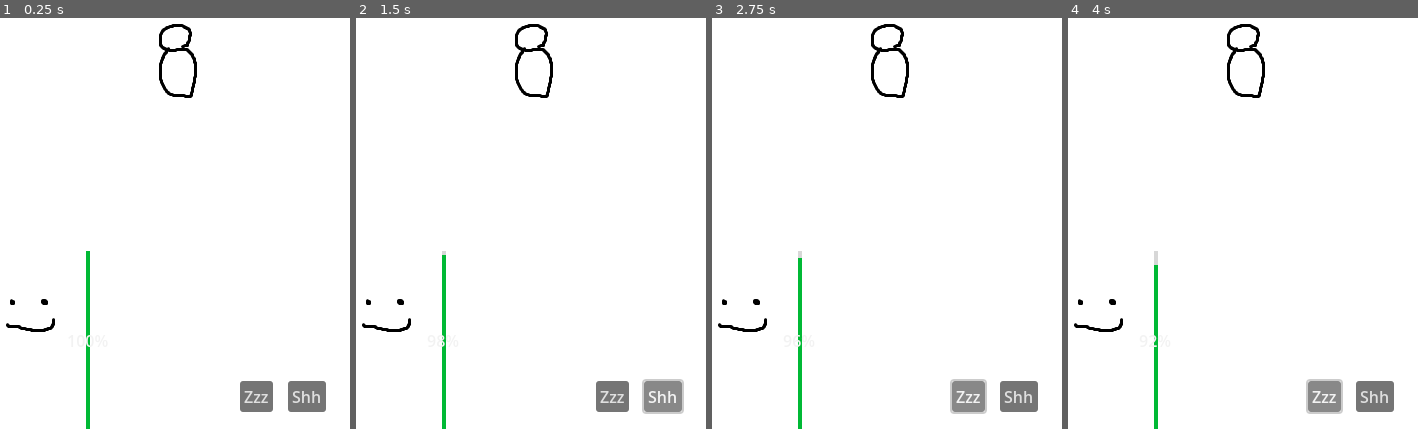
Above: before the commit, frames 1-4 (left to right).
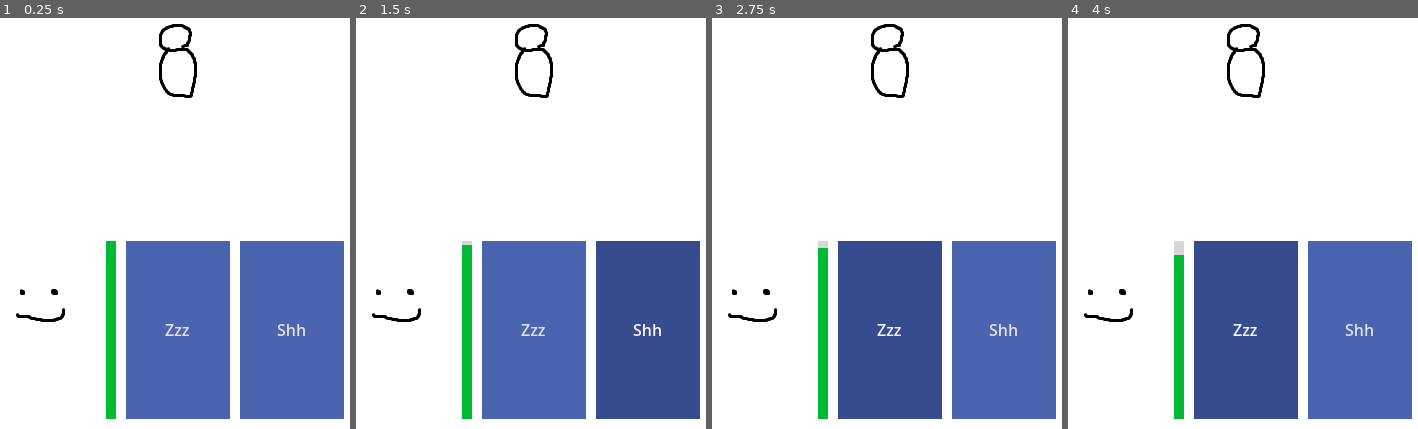
Above: after the commit, the same moments.

Repository: penwick0/5-nights-with-baby
Game: Godot game, scene res://Level.tscn
Same seed, same stepped clock (60 frames per second), same inputs: the game is played once before the commit and once after it.
Inputs:
- Up to frame 1 (0.25 s): no input
- Up to frame 2 (1.5 s): click "Zzz" at 0.5 s; click "Shh" at 1.25 s
- Up to frame 3 (2.75 s): click "Zzz" at 2 s
- Up to frame 4 (4 s): click "Shh" at 2.75 s; click "Zzz" at 3.5 s

The runs differ from the first frame. In frame 1, 28% of the frame differs, in the area x 1-99%, y 54-100%; in frame 2, 28%; in frame 3, 28%; in frame 4, 28%.

Commit message:
Update HUD node structure.

Diff:
--- a/HUD.gd
+++ b/HUD.gd
@@ -1,13 +1,17 @@
 extends CanvasLayer
-@onready var portrait = $Portrait
+
 @onready var sleep_delay = $SleepDelay
 @onready var shh_timer = $ShhTimer
-@onready var stamina_bar = $StaminaBar
+@onready var portrait = %Portrait
+@onready var stamina_bar = %StaminaBar
+@onready var sleep_button = %SleepButton
+
 var increment_rate: float = 1.0
 var decrement_rate: float = 2.0
 var timer: float = 0
 var is_sleeping: bool = false
 var is_baby_crying: bool = false
+
 # Called when the node enters the scene tree for the first time.
 func _ready():
 	pass # Replace with function body.
@@ -53,6 +57,8 @@
 	is_baby_crying = true
 	sleep_delay.stop()
 	is_sleeping = false
+	sleep_button.disabled = true
 
 func _on_baby_stop_crying():
 	is_baby_crying = false
+	sleep_button.disabled = false
--- a/Level.tscn
+++ b/Level.tscn
@@ -16,6 +16,30 @@
 [sub_resource type="StyleBoxFlat" id="StyleBoxFlat_w1ev7"]
 bg_color = Color(0, 0.72549, 0.207843, 1)
 
+[sub_resource type="StyleBoxFlat" id="StyleBoxFlat_p4xta"]
+bg_color = Color(0.292061, 0.393343, 0.689076, 1)
+
+[sub_resource type="StyleBoxFlat" id="StyleBoxFlat_cxrtk"]
+bg_color = Color(0.213534, 0.299598, 0.558357, 1)
+
+[sub_resource type="StyleBoxFlat" id="StyleBoxFlat_06232"]
+bg_color = Color(0.163893, 0.236075, 0.454236, 1)
+
+[sub_resource type="StyleBoxFlat" id="StyleBoxFlat_2n536"]
+
+[sub_resource type="StyleBoxEmpty" id="StyleBoxEmpty_s3602"]
+
+[sub_resource type="StyleBoxFlat" id="StyleBoxFlat_4tyxo"]
+bg_color = Color(0.292061, 0.393343, 0.689076, 1)
+
+[sub_resource type="StyleBoxFlat" id="StyleBoxFlat_74leh"]
+bg_color = Color(0.213534, 0.299598, 0.558357, 1)
+
+[sub_resource type="StyleBoxFlat" id="StyleBoxFlat_qtnpx"]
+bg_color = Color(0.163893, 0.236075, 0.454236, 1)
+
+[sub_resource type="StyleBoxEmpty" id="StyleBoxEmpty_sjqp1"]
+
 [sub_resource type="Curve2D" id="Curve2D_2xjyt"]
 _data = {
 "points": PackedVector2Array(0, 0, 0, 0, 183, 282, 0, 0, 0, 0, 50, 285, 0, 0, 0, 0, 52, 182, 0, 0, 0, 0, 127, 173, 0, 0, 0, 0, 126, 152)
@@ -100,59 +124,71 @@
 [node name="SleepDelay" type="Timer" parent="HUD"]
 one_shot = true
 
-[node name="Portrait" type="TextureRect" parent="HUD"]
-anchors_preset = 2
-anchor_top = 1.0
+[node name="MarginContainer" type="MarginContainer" parent="HUD"]
+anchors_preset = 15
+anchor_right = 1.0
 anchor_bottom = 1.0
-offset_top = -178.0
-offset_right = 92.0
-grow_vertical = 0
+grow_horizontal = 2
+grow_vertical = 2
+theme_override_constants/margin_left = 10
+theme_override_constants/margin_top = 10
+theme_override_constants/margin_right = 10
+theme_override_constants/margin_bottom = 10
+
+[node name="Rows" type="VBoxContainer" parent="HUD/MarginContainer"]
+layout_mode = 2
+alignment = 2
+
+[node name="Bottom" type="HBoxContainer" parent="HUD/MarginContainer/Rows"]
+layout_direction = 2
+layout_mode = 2
+theme_override_constants/separation = 10
+
+[node name="Status" type="HBoxContainer" parent="HUD/MarginContainer/Rows/Bottom"]
+layout_mode = 2
+theme_override_constants/separation = 10
+
+[node name="Portrait" type="TextureRect" parent="HUD/MarginContainer/Rows/Bottom/Status"]
+unique_name_in_owner = true
+layout_mode = 2
 texture = ExtResource("2_mn454")
 
-[node name="StaminaBar" type="ProgressBar" parent="HUD"]
-anchors_preset = 7
-anchor_left = 0.5
-anchor_top = 1.0
-anchor_right = 0.5
-anchor_bottom = 1.0
-offset_left = -88.0
-offset_top = -178.0
-offset_right = -84.0
-grow_horizontal = 2
-grow_vertical = 0
+[node name="StaminaBar" type="ProgressBar" parent="HUD/MarginContainer/Rows/Bottom/Status"]
+unique_name_in_owner = true
+custom_minimum_size = Vector2(10, 0)
+layout_mode = 2
+size_flags_vertical = 1
 theme_override_styles/background = SubResource("StyleBoxFlat_6ohad")
 theme_override_styles/fill = SubResource("StyleBoxFlat_w1ev7")
+step = 1.0
 value = 100.0
 fill_mode = 3
-
-[node name="SleepButton" type="Button" parent="HUD"]
-anchors_preset = 7
-anchor_left = 0.5
-anchor_top = 1.0
-anchor_right = 0.5
-anchor_bottom = 1.0
-offset_left = 66.0
-offset_top = -48.0
-offset_right = 99.0
-offset_bottom = -17.0
-grow_horizontal = 2
-grow_vertical = 0
-size_flags_horizontal = 4
+show_percentage = false
+
+[node name="Actions" type="HBoxContainer" parent="HUD/MarginContainer/Rows/Bottom"]
+layout_mode = 2
+size_flags_horizontal = 3
+theme_override_constants/separation = 10
+
+[node name="SleepButton" type="Button" parent="HUD/MarginContainer/Rows/Bottom/Actions"]
+unique_name_in_owner = true
+layout_mode = 2
+size_flags_horizontal = 3
+theme_override_styles/normal = SubResource("StyleBoxFlat_p4xta")
+theme_override_styles/hover = SubResource("StyleBoxFlat_cxrtk")
+theme_override_styles/pressed = SubResource("StyleBoxFlat_06232")
+theme_override_styles/disabled = SubResource("StyleBoxFlat_2n536")
+theme_override_styles/focus = SubResource("StyleBoxEmpty_s3602")
 text = "Zzz"
 
-[node name="ShhButton" type="Button" parent="HUD"]
-anchors_preset = 7
-anchor_left = 0.5
-anchor_top = 1.0
-anchor_right = 0.5
-anchor_bottom = 1.0
-offset_left = 114.0
-offset_top = -48.0
-offset_right = 152.0
-offset_bottom = -17.0
-grow_horizontal = 2
-grow_vertical = 0
-size_flags_horizontal = 4
+[node name="ShhButton" type="Button" parent="HUD/MarginContainer/Rows/Bottom/Actions"]
+layout_mode = 2
+size_flags_horizontal = 3
+theme_override_styles/normal = SubResource("StyleBoxFlat_4tyxo")
+theme_override_styles/hover = SubResource("StyleBoxFlat_74leh")
+theme_override_styles/pressed = SubResource("StyleBoxFlat_qtnpx")
+theme_override_styles/disabled = SubResource("StyleBoxFlat_2n536")
+theme_override_styles/focus = SubResource("StyleBoxEmpty_sjqp1")
 text = "Shh
 "
 
@@ -175,10 +211,10 @@
 
 [connection signal="timeout" from="HUD/SleepDelay" to="HUD" method="_on_sleep_delay_timeout"]
 [connection signal="timeout" from="HUD/SleepDelay" to="WindowPath/FollowWindowPath/Baby" method="_on_sleep_delay_timeout"]
-[connection signal="button_down" from="HUD/SleepButton" to="HUD" method="_on_sleep_button_button_down"]
-[connection signal="button_up" from="HUD/SleepButton" to="HUD" method="_on_sleep_button_button_up"]
-[connection signal="button_up" from="HUD/SleepButton" to="WindowPath/FollowWindowPath/Baby" method="_on_sleep_button_button_up"]
-[connection signal="pressed" from="HUD/ShhButton" to="HUD" method="_on_shh_button_pressed"]
-[connection signal="pressed" from="HUD/ShhButton" to="WindowPath/FollowWindowPath/Baby" method="_on_shh_button_pressed"]
+[connection signal="button_down" from="HUD/MarginContainer/Rows/Bottom/Actions/SleepButton" to="HUD" method="_on_sleep_button_button_down"]
+[connection signal="button_up" from="HUD/MarginContainer/Rows/Bottom/Actions/SleepButton" to="HUD" method="_on_sleep_button_button_up"]
+[connection signal="button_up" from="HUD/MarginContainer/Rows/Bottom/Actions/SleepButton" to="WindowPath/FollowWindowPath/Baby" method="_on_sleep_button_button_up"]
+[connection signal="pressed" from="HUD/MarginContainer/Rows/Bottom/Actions/ShhButton" to="HUD" method="_on_shh_button_pressed"]
+[connection signal="pressed" from="HUD/MarginContainer/Rows/Bottom/Actions/ShhButton" to="WindowPath/FollowWindowPath/Baby" method="_on_shh_button_pressed"]
 [connection signal="start_crying" from="WindowPath/FollowWindowPath/Baby" to="HUD" method="_on_baby_start_crying"]
 [connection signal="stop_crying" from="WindowPath/FollowWindowPath/Baby" to="HUD" method="_on_baby_stop_crying"]
Not shown: 1 places in Level.tscn that only renumber resources
